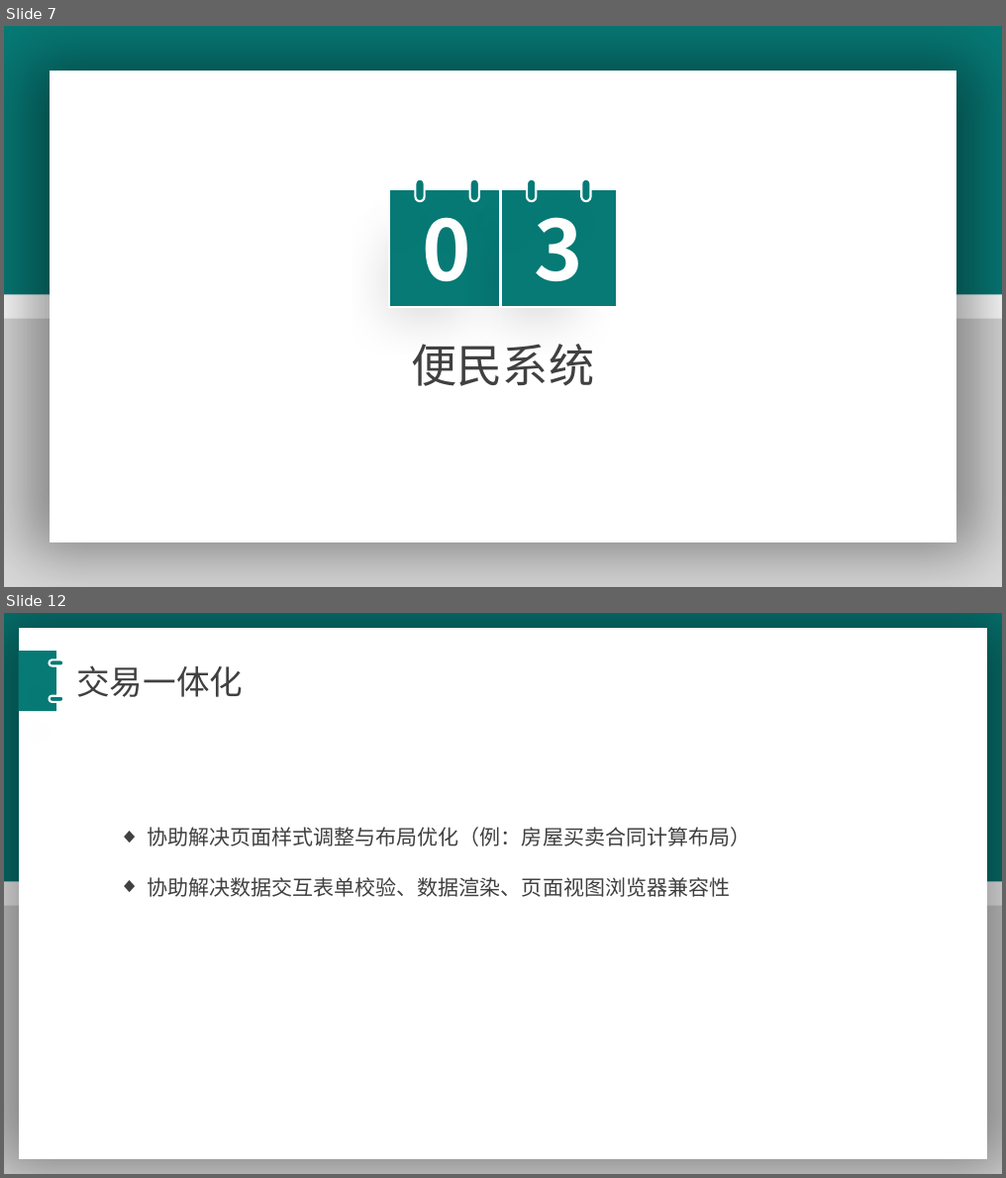
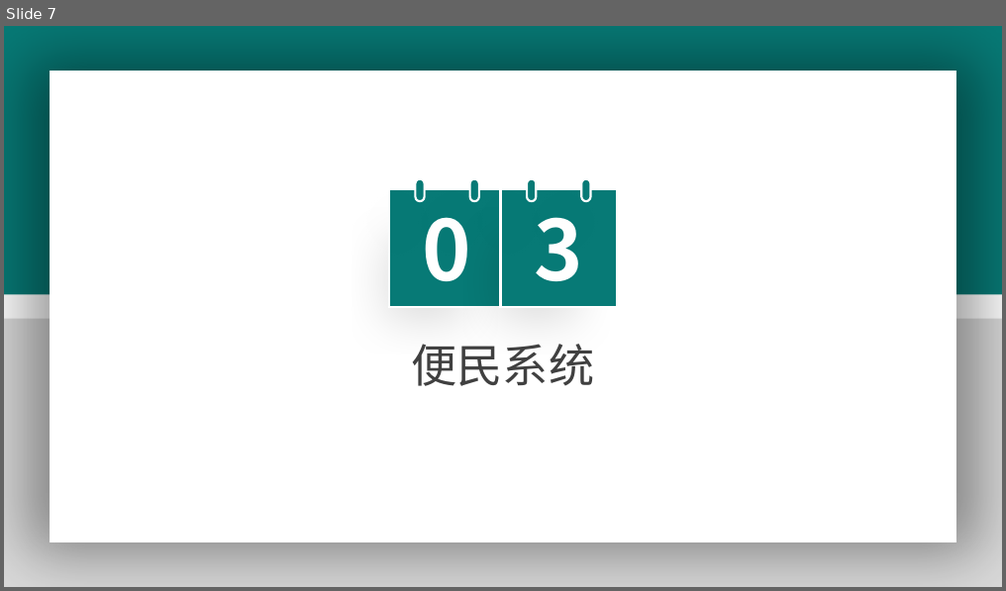
Before and after one commit to wellsmitch/accountpassword, a slide deck: 宋玉彬-年终述职报告-最终 - 副本.pptx. Shown one above the other, each under a label of ours: slides 7 and 12 before the commit, slide 7 after it; the slides between them are not shown. The pictures are 1006x1178 and 1006x591 pixels, drawn with LibreOffice and Linux fonts; fonts in the diff are those of the drawing. Boxes give left, top, right and bottom in pixels: in the first picture for what was removed or moved away, otherwise in the second. Text is boxed around its words. In the diff, an @@ line names an element or a change of style, - is before the commit and + after.

```diff
--- a/宋玉彬-年终述职报告-最终 - 副本.pptx
+++ b/宋玉彬-年终述职报告-最终 - 副本.pptx
@@ slide 12 removed at (4, 613, 1002, 1174), background #FFFFFF; not listed: 2 template elements that a slide beside it also shows @@
@@ rectangle removed at (19, 628, 987, 1159) @@
@@ rectangle removed at (18, 652, 56, 711) @@
@@ rounded rectangle removed at (49, 661, 63, 666) @@
@@ text removed at (76, 665, 243, 697) @@
-交易一体化
@@ rounded rectangle removed at (49, 696, 63, 702) @@
@@ freeform shape removed at (129, 823, 163, 857) @@
@@ text removed at (147, 827, 750, 897) @@
-◆ 协助解决页面样式调整与布局优化（例：房屋买卖合同计算布局）
-◆ 协助解决数据交互表单校验、数据渲染、页面视图浏览器兼容性
@@ freeform shape removed at (149, 823, 163, 838) @@
@@ freeform shape removed at (605, 821, 643, 859) @@
@@ freeform shape removed at (617, 832, 632, 847) @@
@@ freeform shape removed at (128, 1004, 165, 1032) @@
@@ freeform shape removed at (139, 1020, 152, 1042) @@
@@ group removed at (608, 1003, 639, 1042): 5 freeform shapes @@
```
Also in this commit, not shown: 14 slides changed, 3 slides added, 1 other slide removed, 2 other files.
